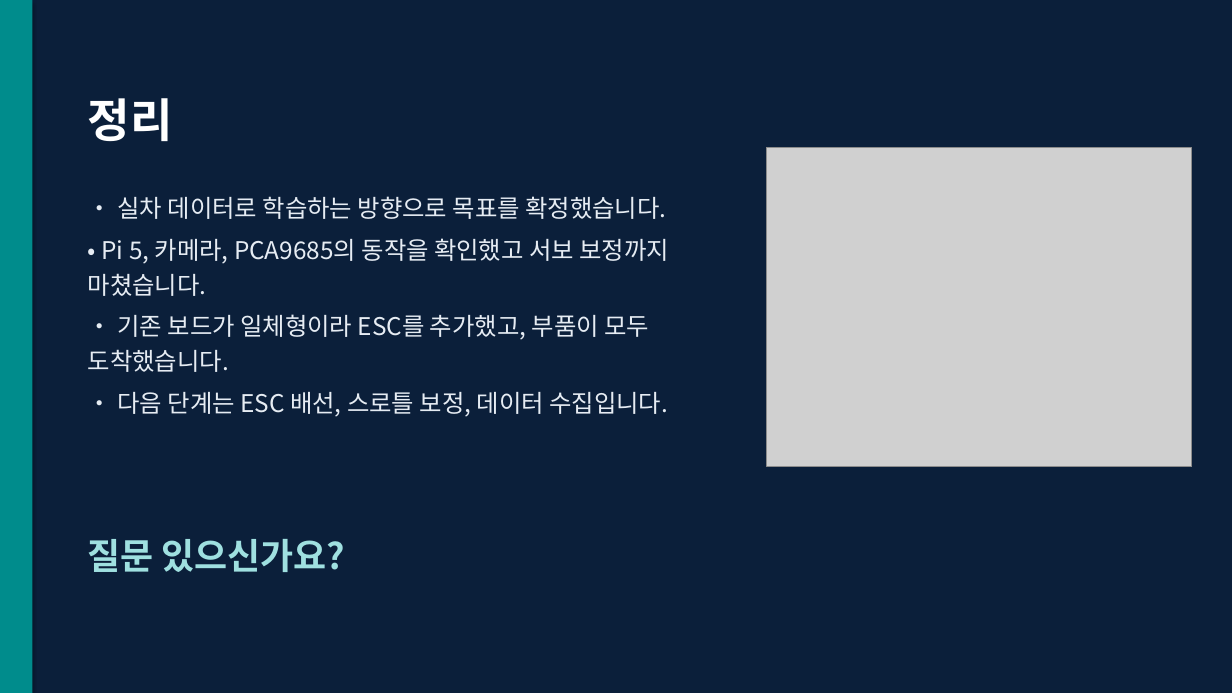
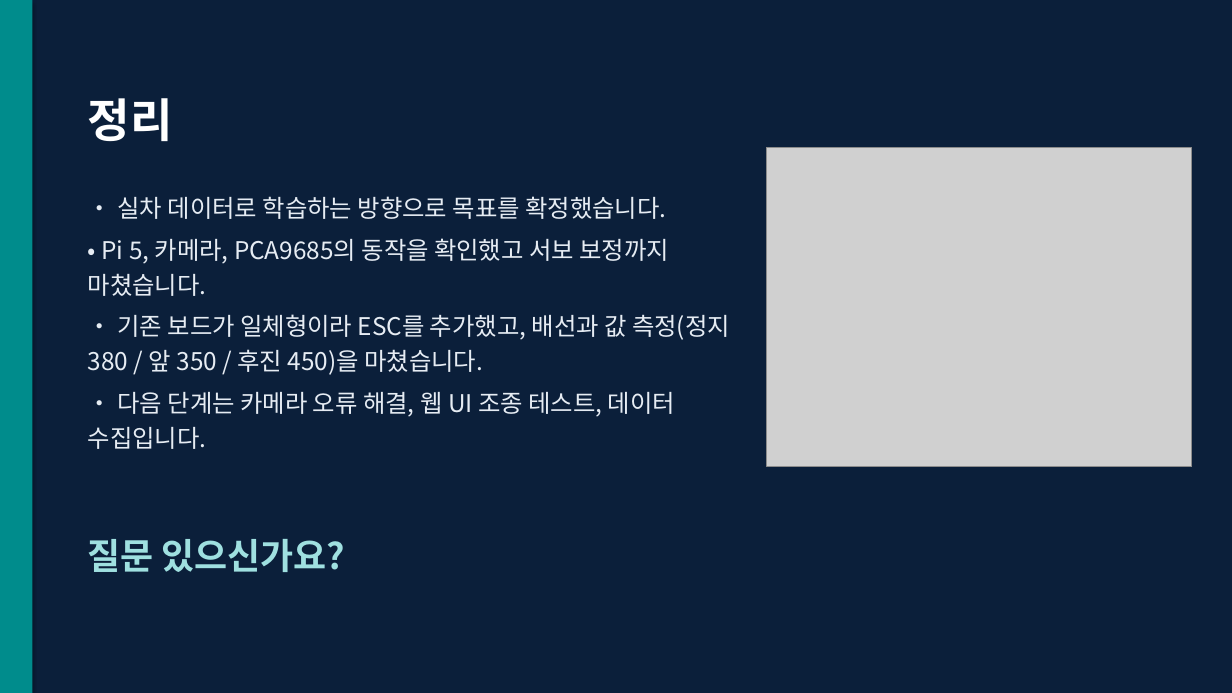
Before and after one commit to KMUTMU/Robot, a slide deck: slide 20 of 중간점검_자율주행RC카.pptx. Drawn at 1232x693 pixels with LibreOffice and Linux fonts; fonts in the diff are those of the drawing; grey boxes stand for pictures. Boxes give left, top, right and bottom in pixels: in the first picture for what was removed or moved away, otherwise in the second. Text is boxed around its words. In the diff, an @@ line names an element or a change of style, - is before the commit and + after.

Commit message:
배선·ESC 값 측정 완료, 주행 프로그램 카메라 오류까지 기록
- ESC 선 정정: 기판 표기 기준 긴 쌍 = VCC/GND(배터리), 짧은 쌍 = M+/M−(모터)
- 전원 스위치를 배터리 + 선에 직렬 연결, 단자대 A~E 배치 문서화
- ESC 값 기록 (정지 380 / 앞 350 / 후진 450), myconfig.py 설정 문서화
- UBEC 출력 5.4V라 Pi는 USB-C로 전원 공급
- 주행 프로그램 카메라 Remote I/O error와 다음에 할 일 순서 정리
- 발표 자료 갱신 (잘못된 ESC 배선 설명 정정)

```diff
--- a/중간점검_자율주행RC카.pptx
+++ b/중간점검_자율주행RC카.pptx
@@ text at <box>88,314,730,449</box>: text changed @@
-• 기존 보드가 일체형이라 ESC를 추가했고, 부품이 모두 도착했습니다.
-• 다음 단계는 ESC 배선, 스로틀 보정, 데이터 수집입니다.
+• 기존 보드가 일체형이라 ESC를 추가했고, 배선과 값 측정(정지 380 / 앞 350 / 후진 450)을 마쳤습니다.
+• 다음 단계는 카메라 오류 해결, 웹 UI 조종 테스트, 데이터 수집입니다.
```
Also in this commit, not shown: 8 other slides changed, 12 other files.
